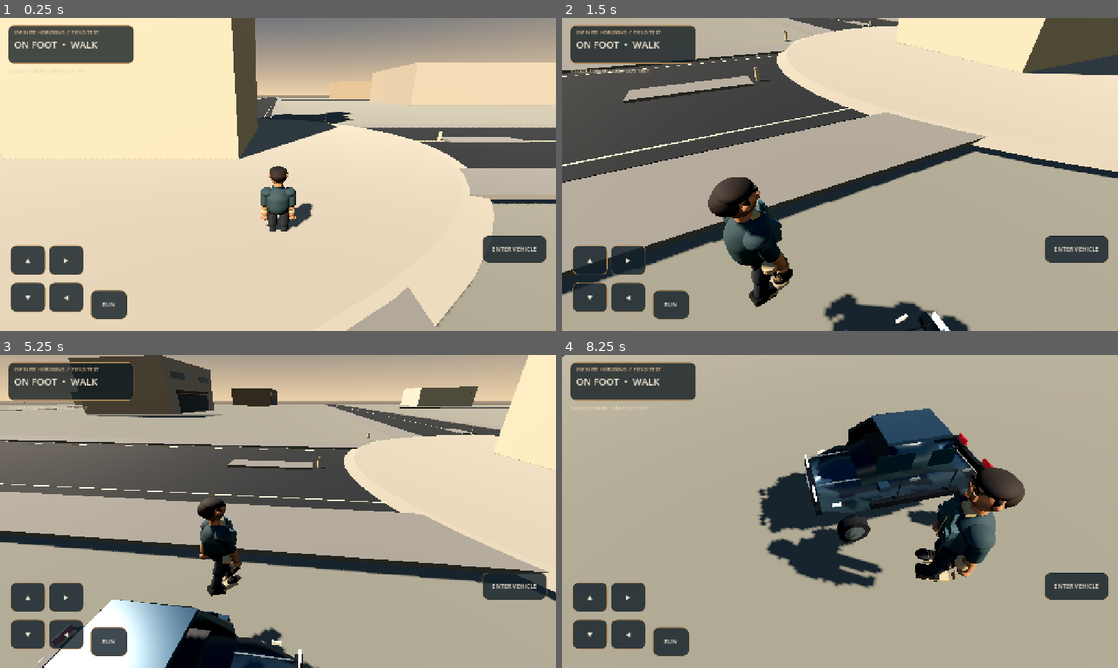
Above: before the commit, frames 1-4 (two rows, left to right).
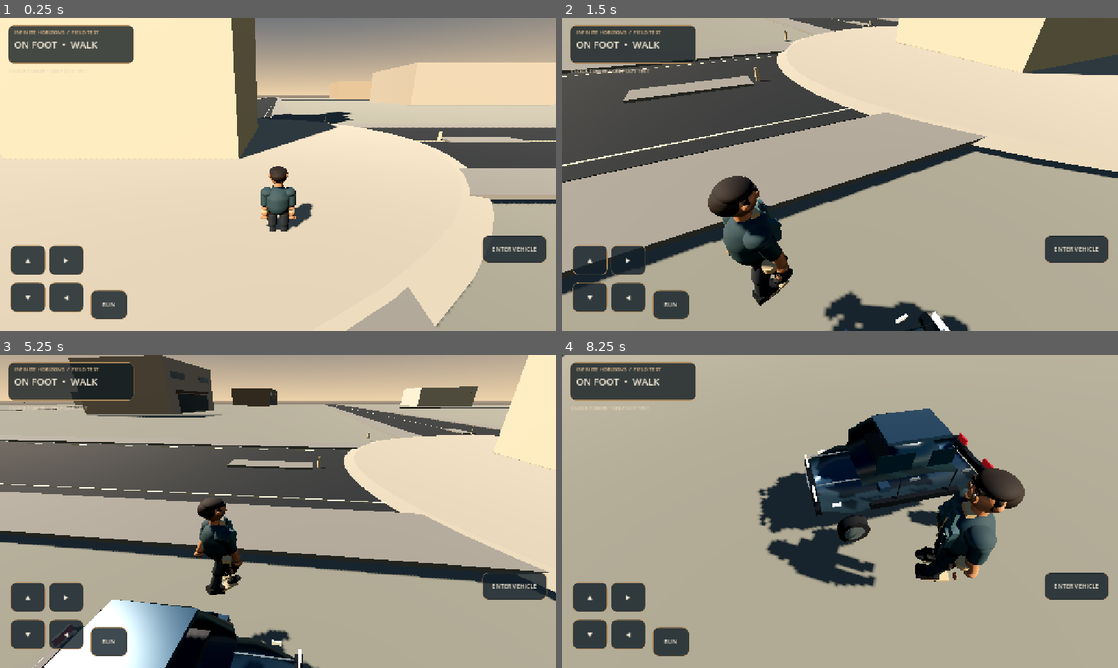
Above: after the commit, the same moments.

Repository: strideproject77-lgtm/Hill-Climb
Game: Godot game, scene res://scenes/main.tscn
The game is run twice, just before and just after one commit, with the same random seed, the same clock (stepped at 60 frames per second) and the same inputs.
Inputs (mouse positions are in pixels of both pictures, inside the frame that each line leads up to):
- Up to frame 1 (0.25 s): no input
- Up to frame 2 (1.5 s): click "ENTER VEHICLE" at 0.5 s; tap Enter at 1.25 s; move the mouse to (962, 158) at 1.27 s; hold Right from 1.28 s (still down); tap E at 1.35 s; click (962, 158) at 1.42 s
- Up to frame 3 (5.25 s): release Right at 2 s; click "ENTER VEHICLE" at 2 s; drag from (166, 527) to (250, 574) at 2.77 s; click "ACCELERATE" at 3.5 s; click "BRAKE" at 4.25 s; move the mouse to (333, 442) at 5.02 s; hold Right from 5.03 s (still down); tap E at 5.1 s
- Up to frame 4 (8.25 s): release Right at 5.75 s; drag from (812, 574) to (673, 464) at 5.77 s; move the mouse to (1006, 558) at 6.52 s; hold Left 6.53-7.25 s; tap E at 6.6, 8.1 s; drag from (673, 464) to (756, 433) at 7.27 s; move the mouse to (867, 511) at 8.02 s; hold Down from 8.03 s (still down); click (867, 511) at 8.17 s

The runs differ from the first frame. In frame 1, less than 0.1% of the frame differs, in the area x 47-53%, y 60-65%; in frame 2, 0.5%; in frame 3, 0.3%; in frame 4, 0.8%, in the area x 39-84%, y 36-75%.

Commit message:
Add articulated elbow and knee joints with improved walk cycle

Diff:
--- a/game/scripts/player_character.gd
+++ b/game/scripts/player_character.gd
@@ -11,6 +11,10 @@
 var right_arm: Node3D
 var left_leg: Node3D
 var right_leg: Node3D
+var left_knee: Node3D
+var right_knee: Node3D
+var left_elbow: Node3D
+var right_elbow: Node3D
 var anim_clock := 0.0
 var moving_amount := 0.0
 
@@ -127,17 +131,23 @@
 		upper.radius = 0.145
 		upper.height = 0.58
 		_mesh(leg, upper, Vector3(0, -0.17, 0), trousers)
+		var knee := Node3D.new()
+		knee.name = "KneeJoint"
+		knee.position = Vector3(0, -0.42, -0.015)
+		leg.add_child(knee)
 		var lower := CapsuleMesh.new()
 		lower.radius = 0.115
 		lower.height = 0.48
-		_mesh(leg, lower, Vector3(0, -0.55, -0.015), trousers)
+		_mesh(knee, lower, Vector3(0, -0.13, 0), trousers)
 		var foot := BoxMesh.new()
 		foot.size = Vector3(0.23, 0.13, 0.38)
-		_mesh(leg, foot, Vector3(0, -0.79, -0.075), shoes)
+		_mesh(knee, foot, Vector3(0, -0.36, -0.06), shoes)
 		if side < 0:
 			left_leg = leg
+			left_knee = knee
 		else:
 			right_leg = leg
+			right_knee = knee
 		var arm := Node3D.new()
 		arm.position = Vector3(side * 0.39, 1.52, 0)
 		visual_root.add_child(arm)
@@ -145,18 +155,24 @@
 		sleeve.radius = 0.125
 		sleeve.height = 0.52
 		_mesh(arm, sleeve, Vector3(0, -0.22, 0), shirt)
+		var elbow := Node3D.new()
+		elbow.name = "ElbowJoint"
+		elbow.position = Vector3(0, -0.43, -0.01)
+		arm.add_child(elbow)
 		var forearm := CapsuleMesh.new()
 		forearm.radius = 0.095
 		forearm.height = 0.42
-		_mesh(arm, forearm, Vector3(0, -0.59, -0.015), skin)
+		_mesh(elbow, forearm, Vector3(0, -0.14, -0.015), skin)
 		var hand := SphereMesh.new()
 		hand.radius = 0.095
 		hand.height = 0.16
-		_mesh(arm, hand, Vector3(0, -0.84, -0.02), skin)
+		_mesh(elbow, hand, Vector3(0, -0.38, -0.02), skin)
 		if side < 0:
 			left_arm = arm
+			left_elbow = elbow
 		else:
 			right_arm = arm
+			right_elbow = elbow
 	# Small collar and jacket zipper details improve silhouette readability.
 	var collar := BoxMesh.new()
 	collar.size = Vector3(0.22, 0.07, 0.12)
@@ -281,17 +297,32 @@
 
 func _animate_character(delta: float) -> void:
 	anim_clock += delta * (7.8 if moving_amount > 0.1 else 2.0)
-	var swing := sin(anim_clock) * 0.48 * moving_amount
+	var gait := sin(anim_clock)
+	var opposite_gait := sin(anim_clock + PI)
+	var swing := gait * 0.52 * moving_amount
+	var knee_bend := maxf(0.0, cos(anim_clock)) * 0.62 * moving_amount
+	var opposite_knee_bend := maxf(0.0, cos(anim_clock + PI)) * 0.62 * moving_amount
 	if left_leg:
 		left_leg.rotation.x = swing
 	if right_leg:
 		right_leg.rotation.x = -swing
+	if left_knee:
+		left_knee.rotation.x = knee_bend
+	if right_knee:
+		right_knee.rotation.x = opposite_knee_bend
 	if left_arm:
-		left_arm.rotation.x = -swing * 0.72
+		left_arm.rotation.x = -swing * 0.82
+		left_arm.rotation.z = -0.035 * moving_amount
 	if right_arm:
-		right_arm.rotation.x = swing * 0.72
+		right_arm.rotation.x = swing * 0.82
+		right_arm.rotation.z = 0.035 * moving_amount
+	if left_elbow:
+		left_elbow.rotation.x = -0.12 - knee_bend * 0.30
+	if right_elbow:
+		right_elbow.rotation.x = -0.12 - opposite_knee_bend * 0.30
 	if visual_root:
-		visual_root.position.y = absf(sin(anim_clock * 2.0)) * 0.018 * moving_amount
-		visual_root.rotation.z = sin(anim_clock * 0.5) * 0.012 * moving_amount
+		visual_root.position.y = absf(gait) * 0.025 * moving_amount
+		visual_root.rotation.z = sin(anim_clock * 0.5) * 0.018 * moving_amount
+		visual_root.rotation.y = sin(anim_clock * 0.5) * 0.025 * moving_amount
 		var breath := 1.0 + sin(anim_clock * 1.7) * 0.003
 		visual_root.scale = Vector3(1.0, breath, 1.0)
